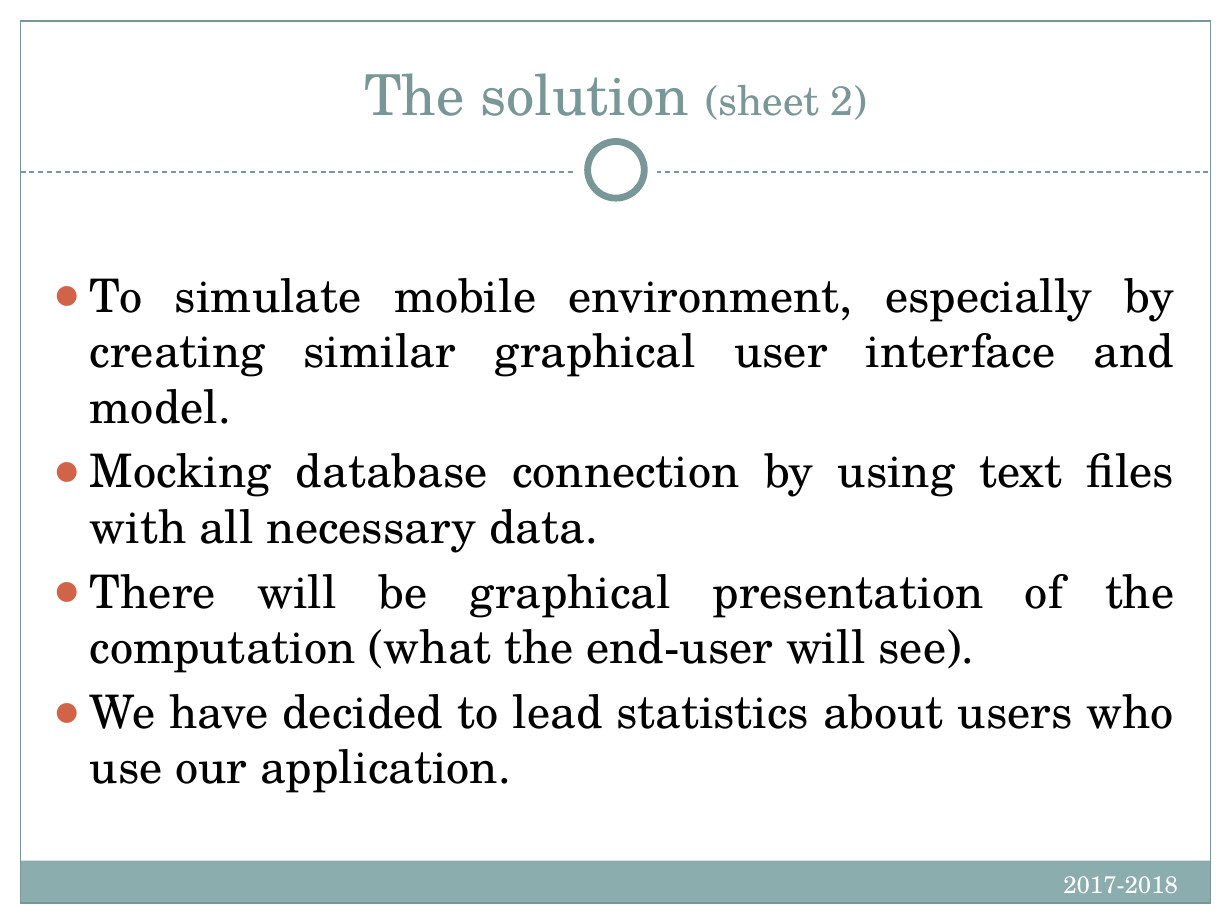
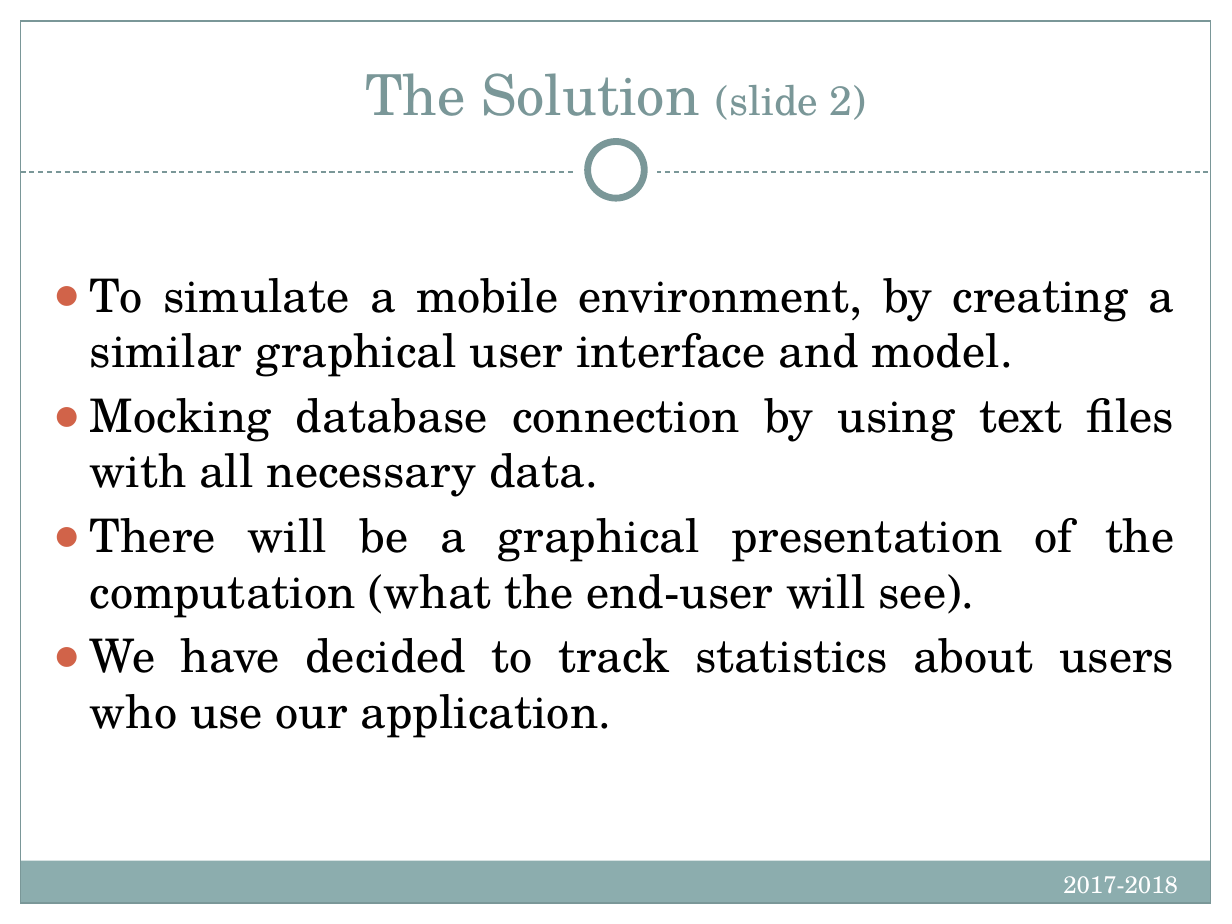
Before and after one commit to kacper97/Escaper, a slide deck: slide 5 of Presentation/IntroSWEng.FinalPresentationTemplate.pptx. Drawn at 1232x924 pixels with LibreOffice and Linux fonts; fonts in the diff are those of the drawing. Boxes give left, top, right and bottom in pixels: in the first picture for what was removed or moved away, otherwise in the second. Text is boxed around its words. In the diff, an @@ line names an element or a change of style, - is before the commit and + after.

```diff
--- a/Presentation/IntroSWEng.FinalPresentationTemplate.pptx
+++ b/Presentation/IntroSWEng.FinalPresentationTemplate.pptx
@@ title at [365,73,866,120]: text changed @@
-The solution (sheet 2)
+The Solution (slide 2)
@@ text at [90,278,1174,377]: text changed @@
-● To simulate mobile environment, especially by creating similar graphical user interface and model.
+● To simulate a mobile environment, by creating a similar graphical user interface and model.
@@ text at [90,518,1174,738]: text changed @@
-● There will be graphical presentation of the computation (what the end-user will see).
-● We have decided to lead statistics about users who use our application.
+● There will be a graphical presentation of the computation (what the end-user will see).
+● We have decided to track statistics about users who use our application.
```
Also in this commit, not shown: 15 other slides changed.
